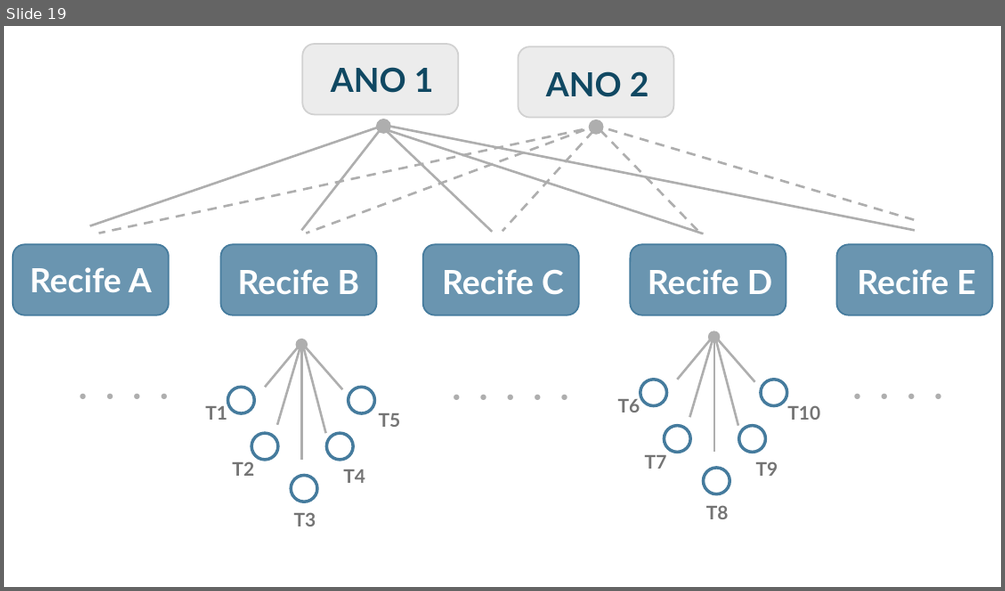
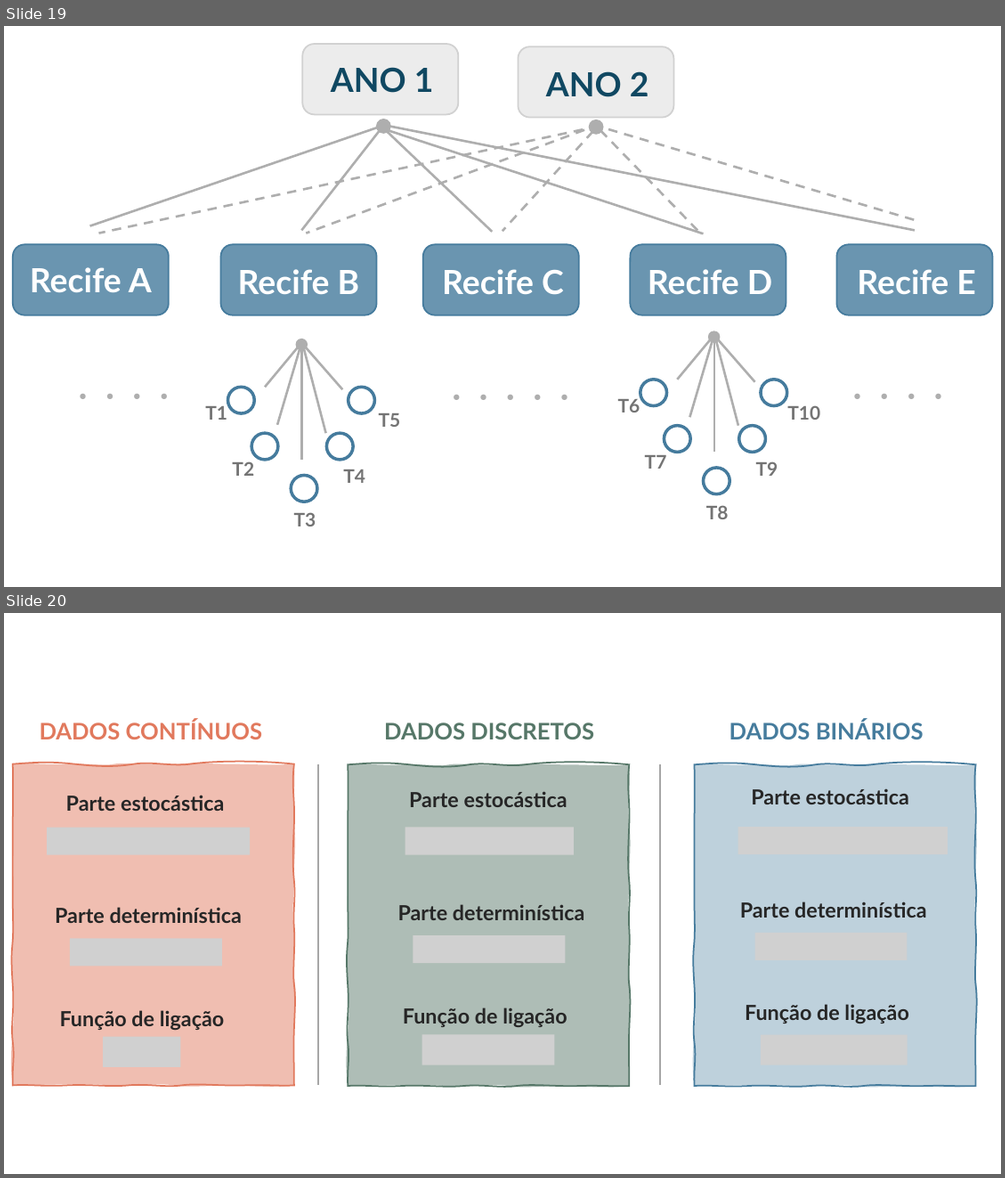
Before and after one commit to mcruf/ECL0072-LVM, a slide deck: Figuras/Figuras_prep.pptx. Shown one above the other, each under a label of ours: slide 19 before the commit, slides 19 and 20 after it. The pictures are 1005x591 and 1005x1178 pixels, drawn with LibreOffice and Linux fonts; fonts in the diff are those of the drawing; grey boxes stand for pictures. Boxes give left, top, right and bottom in pixels: in the first picture for what was removed or moved away, otherwise in the second. Text is boxed around its words. In the diff, an @@ line names an element or a change of style, - is before the commit and + after.

Commit message:
Lecture 5 started

```diff
--- a/Figuras/Figuras_prep.pptx
+++ b/Figuras/Figuras_prep.pptx
@@ slide 20 added at [4, 613, 1001, 1174], background #FFFFFF @@
@@ group added at [13, 721, 975, 1086]: 12 texts, 9 pictures, 3 freeform shapes, 2 lines @@
+DADOS CONTÍNUOS
+Parte estocástica
+DADOS DISCRETOS
+DADOS BINÁRIOS
+Parte determinística
+Função de ligação
+Parte estocástica
+Parte determinística
+Função de ligação
+Parte estocástica
+Parte determinística
+Função de ligação
```
Also in this commit, not shown: 18 other files.
